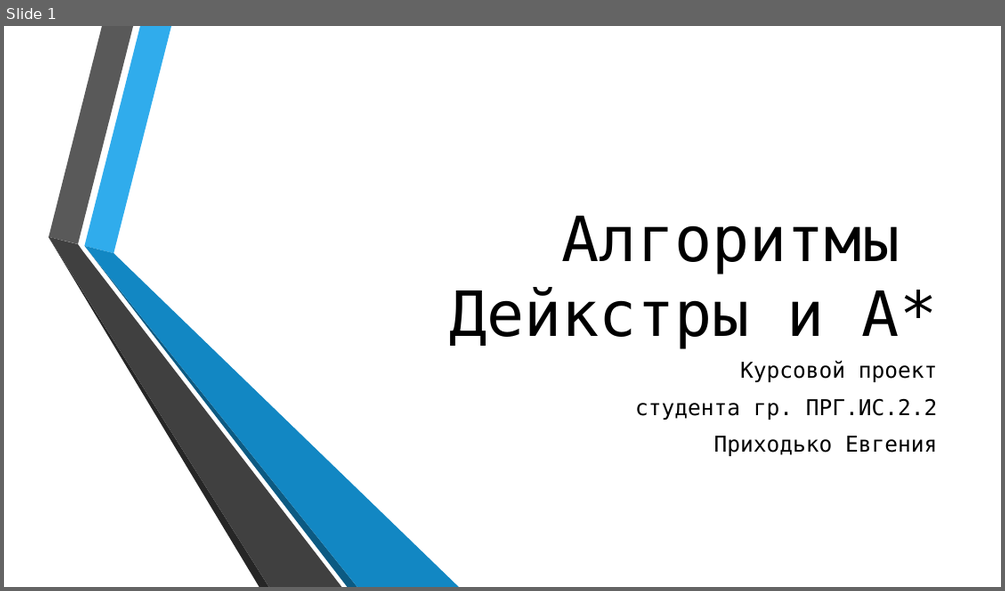
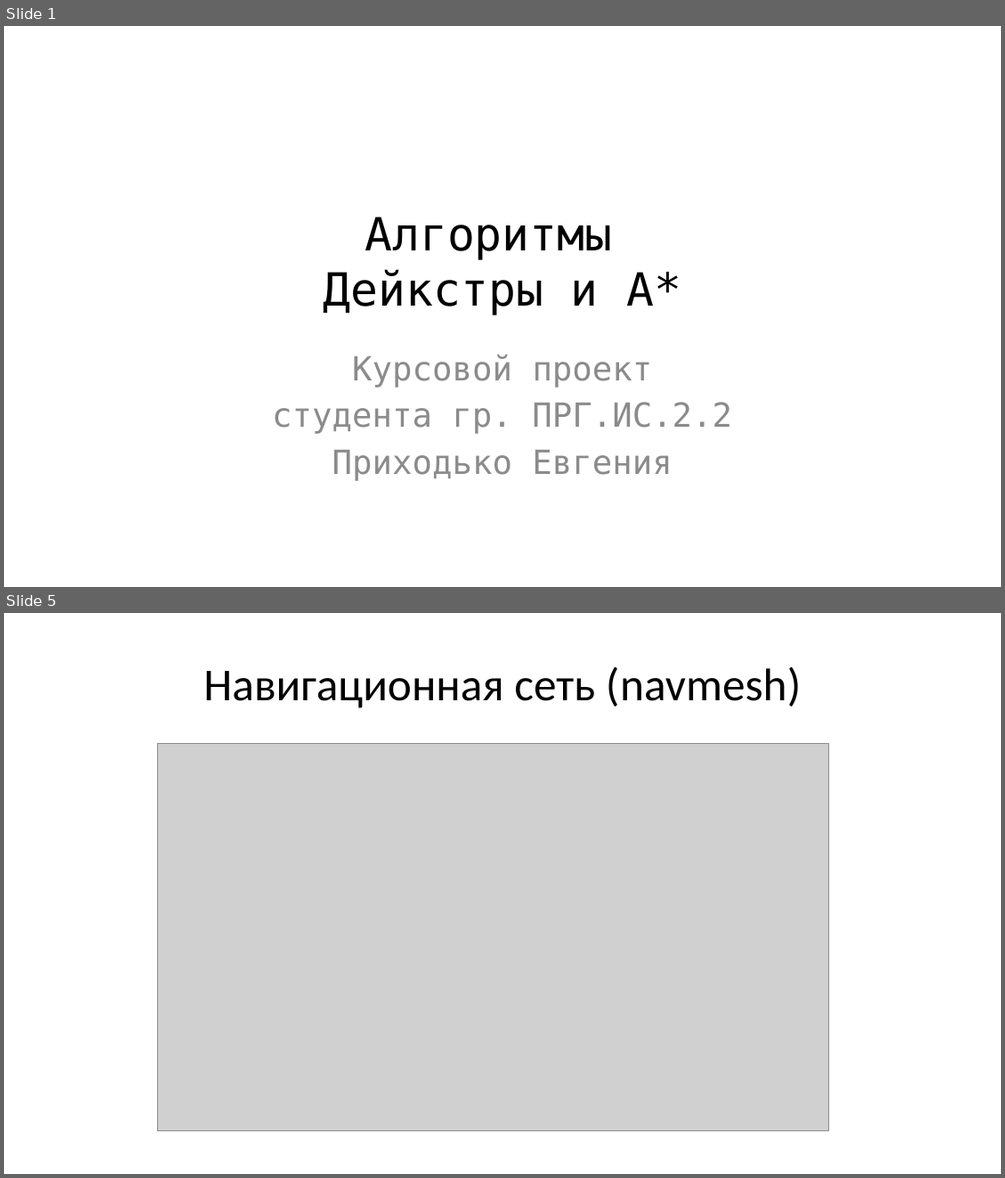
Before and after one commit to Fck-r-sns/Dijkstra-vs-AStar, a slide deck: Презентация.pptx. Shown one above the other, each under a label of ours: slide 1 before the commit, slides 1 and 5 after it; the slides between them are not shown. The pictures are 1005x591 and 1005x1178 pixels, drawn with LibreOffice and Linux fonts; fonts in the diff are those of the drawing; grey boxes stand for pictures; background and template pictures are left out. Boxes give left, top, right and bottom in pixels: in the first picture for what was removed or moved away, otherwise in the second. Text is boxed around its words. In the diff, an @@ line names an element or a change of style, - is before the commit and + after.

```diff
--- a/Презентация.pptx
+++ b/Презентация.pptx
@@ slide 5 added at box(4, 613, 1001, 1174), background #FFFFFF @@
@@ title added at box(203, 666, 801, 708), 44 pt, text #000000 @@
+Навигационная сеть (navmesh)
@@ picture added at box(157, 744, 829, 1131) @@
@@ slide 1 changed as well @@
@@ title "Алгоритмы Дейкстры и A*": place and size @@
-title "Алгоритмы Дейкстры и A*" at box(449, 216, 937, 349)
+title "Алгоритмы Дейкстры и A*" at box(324, 216, 681, 315)
@@ title "Алгоритмы Дейкстры и A*" at box(324, 216, 681, 315): size 60 to 44 pt; alignment right to centre; vertical alignment bottom to middle @@
@@ group removed at box(48, 26, 460, 587): 6 freeform shapes @@
@@ subtitle "Курсовой проект": place and size @@
-subtitle "Курсовой проект" at box(635, 360, 938, 456)
+subtitle "Курсовой проект" at box(272, 354, 732, 480)
@@ subtitle "Курсовой проект" at box(272, 354, 732, 480): size 21 to 32 pt, text colour #000000 to #8C8C8C; alignment right to centre; less space between paragraphs @@
```
Also in this commit, not shown: 27 other slides added, 1 slide removed, 16 other files.
